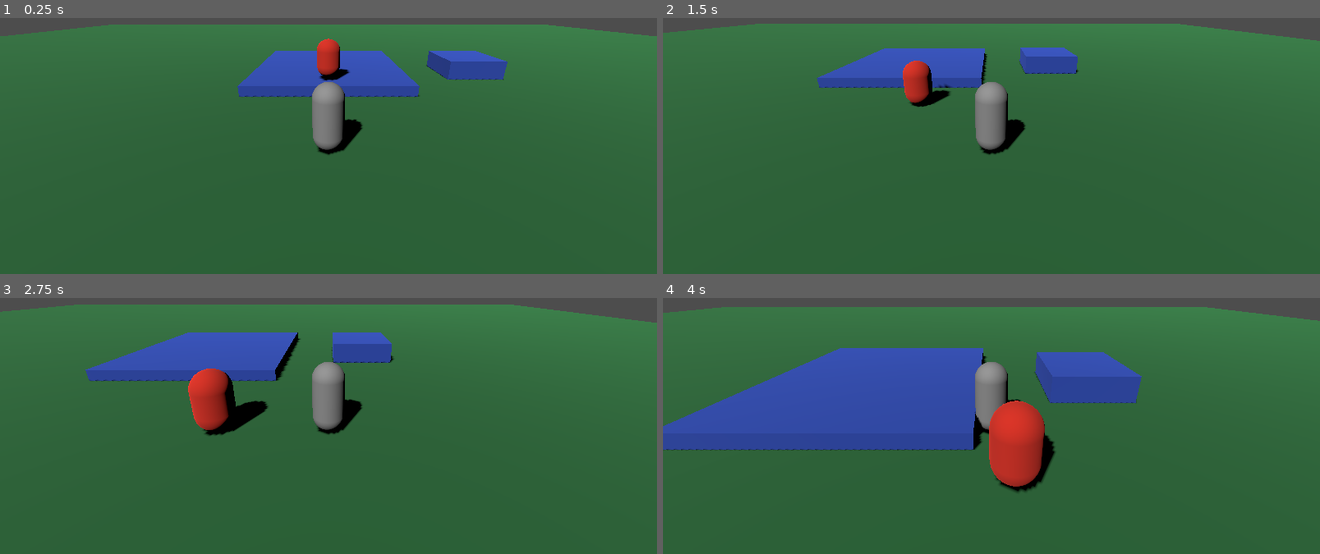
Above: before the commit, frames 1-4 (two rows, left to right).
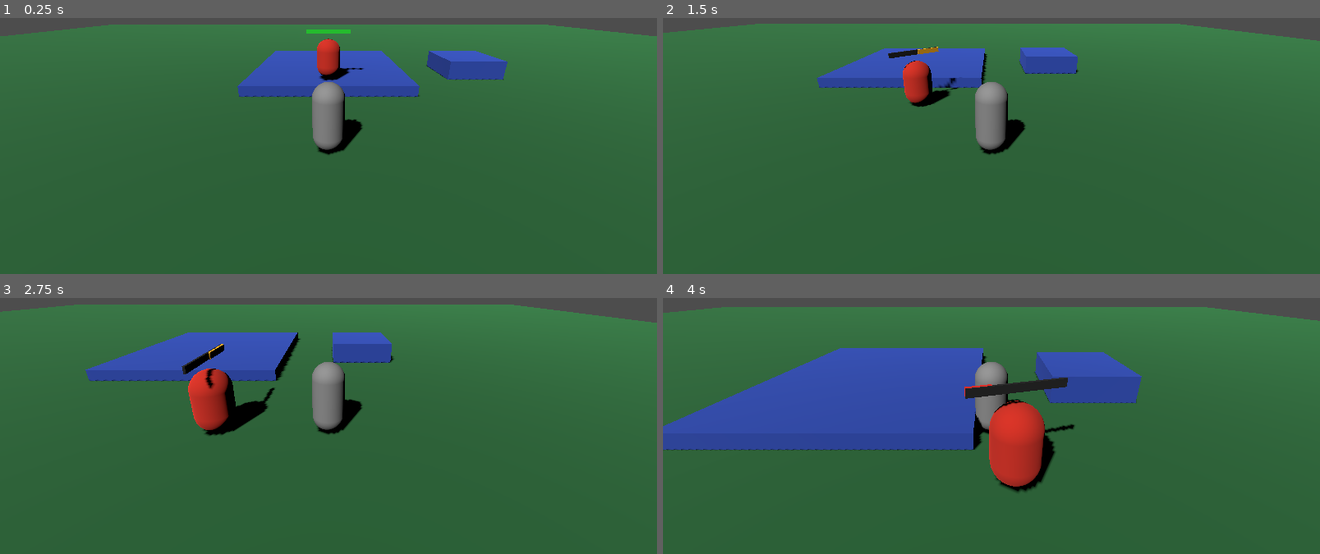
Above: after the commit, the same moments.

Repository: arasamuthu7-maker/Ultimate-Power-
Game: Godot game, scene res://Main.tscn
The game is run twice, just before and just after one commit, with the same random seed, the same clock (stepped at 60 frames per second) and the same inputs.
Inputs:
- Up to frame 1 (0.25 s): no input
- Up to frame 2 (1.5 s): tap Enter at 0.5 s; hold Right (ui_right) 0.53-1.28 s; tap 1 at 0.6 s; hold Down (ui_down) from 1.28 s (still down); tap 2 at 1.35 s
- Up to frame 3 (2.75 s): release Down (ui_down) at 2.03 s; hold Right (ui_right) from 2.03 s (still down); tap 3 at 2.1 s
- Up to frame 4 (4 s): release Right (ui_right) at 2.78 s; hold Up (ui_up) 2.78-3.53 s; tap 1 at 2.85 s; hold Left (ui_left) from 3.53 s (still down); tap 2 at 3.6 s

The runs differ from the first frame. In frame 1, 0.1% of the frame differs, in the area x 46-56%, y 4-21%; in frame 2, 0.2%; in frame 3, 0.3%; in frame 4, 0.8%, in the area x 45-63%, y 31-53%.

Commit message:
Show floating health bar above enemies

Diff:
--- a/Enemy.gd
+++ b/Enemy.gd
@@ -10,12 +10,18 @@
 var attack_timer: float = 0.0
 var target: Node3D
 var gravity: float = 9.8
+var health_bar: Node3D
 
 signal health_changed(current_health: float, maximum_health: float)
 signal defeated
 
 func _ready() -> void:
     health = max_health
+    var bar_script = load("res://HealthBar.gd")
+    health_bar = Node3D.new()
+    health_bar.set_script(bar_script)
+    health_bar.position = Vector3(0, 2.15, 0)
+    add_child(health_bar)
     var player := get_tree().current_scene.get_node_or_null("Player")
     if player is Node3D:
         target = player
@@ -55,6 +61,8 @@
 
     health = maxf(health - amount, 0.0)
     health_changed.emit(health, max_health)
+    if is_instance_valid(health_bar):
+        health_bar.set_health(health, max_health)
 
     if health <= 0.0:
         defeated.emit()
